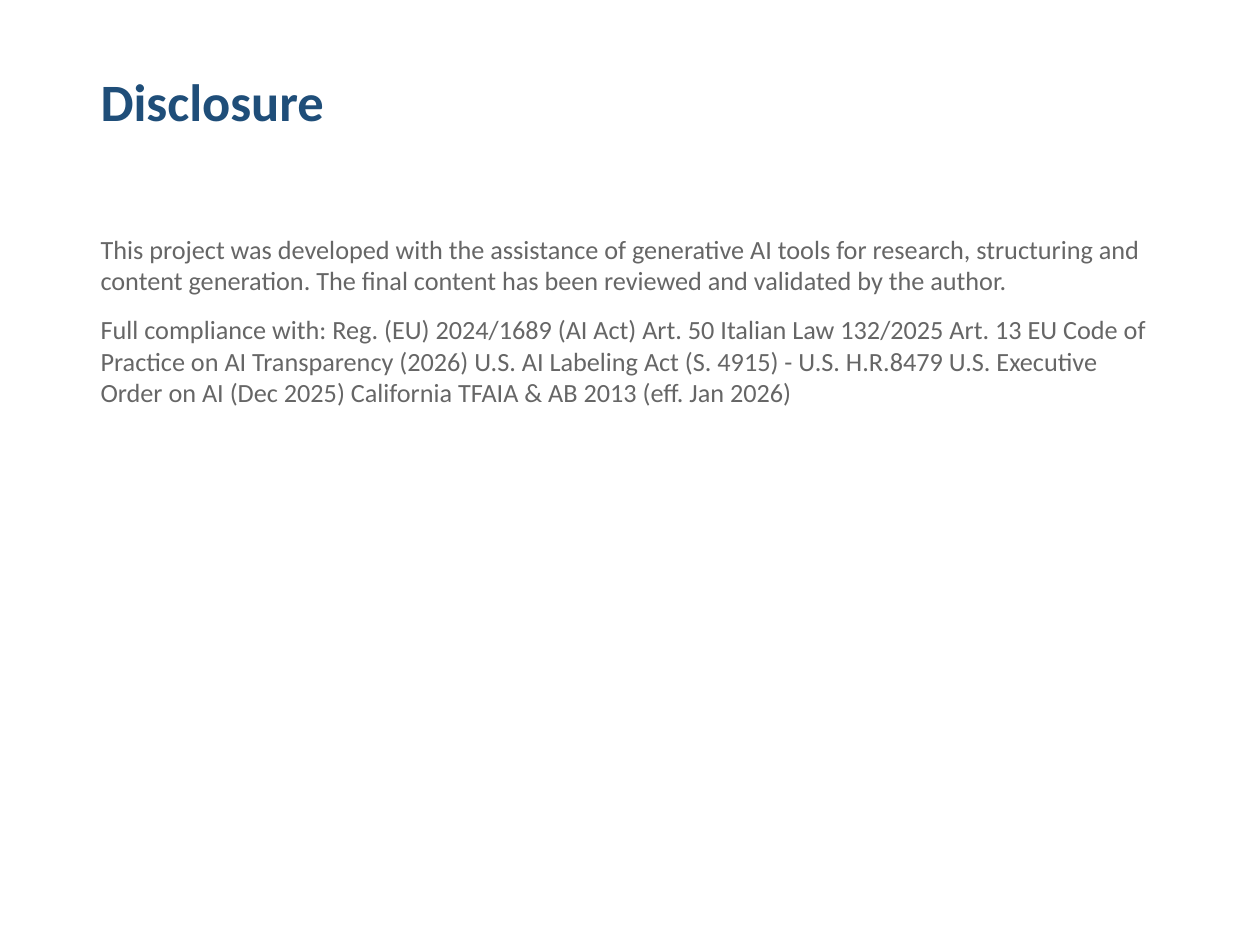
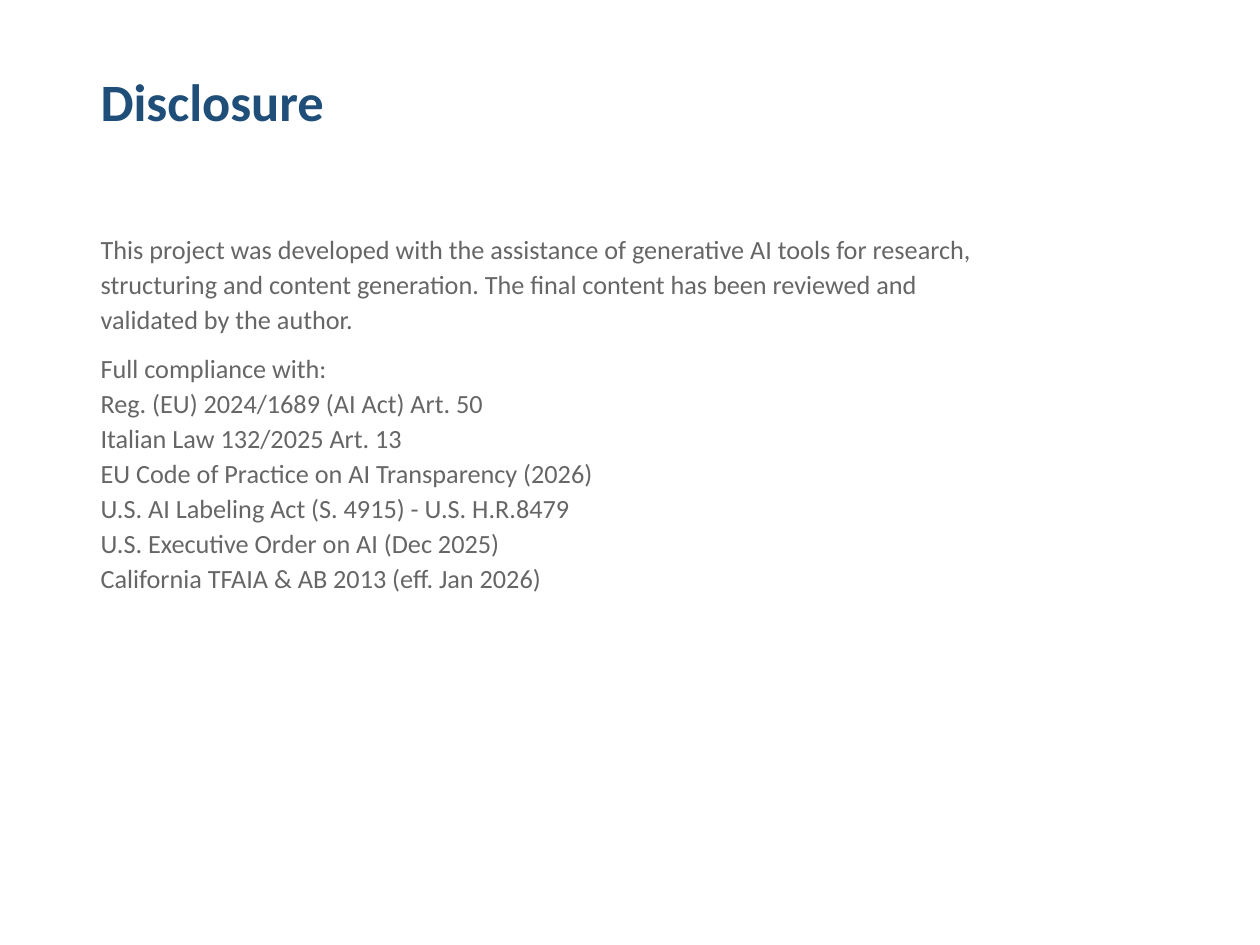
Before and after one commit to ChiaraDeVenuto/evesense-qkd, a slide deck: slide 10 of report/evesense_deck.pptx. Drawn at 1260x945 pixels with LibreOffice and Linux fonts; fonts in the diff are those of the drawing. Boxes give left, top, right and bottom in pixels: in the first picture for what was removed or moved away, otherwise in the second. Text is boxed around its words. In the diff, an @@ line names an element or a change of style, - is before the commit and + after.

```diff
--- a/report/evesense_deck.pptx
+++ b/report/evesense_deck.pptx
@@ text at bbox=[101, 241, 971, 592]: text changed @@
-This project was developed with the assistance of generative AI tools for research, structuring and content generation. The final content has been reviewed and validated by the author.
-Full compliance with: Reg. (EU) 2024/1689 (AI Act) Art. 50 Italian Law 132/2025 Art. 13 EU Code of Practice on AI Transparency (2026) U.S. AI Labeling Act (S. 4915) - U.S. H.R.8479 U.S. Executive Order on AI (Dec 2025) California TFAIA & AB 2013 (eff. Jan 2026)
+This project was developed with the assistance of generative AI tools for research,
+structuring and content generation. The final content has been reviewed and
+validated by the author.
+Full compliance with:
+Reg. (EU) 2024/1689 (AI Act) Art. 50
+Italian Law 132/2025 Art. 13
+EU Code of Practice on AI Transparency (2026)
+U.S. AI Labeling Act (S. 4915) - U.S. H.R.8479
+U.S. Executive Order on AI (Dec 2025)
+California TFAIA & AB 2013 (eff. Jan 2026)
```
Also in this commit, not shown: 5 other slides changed, 2 other files.
